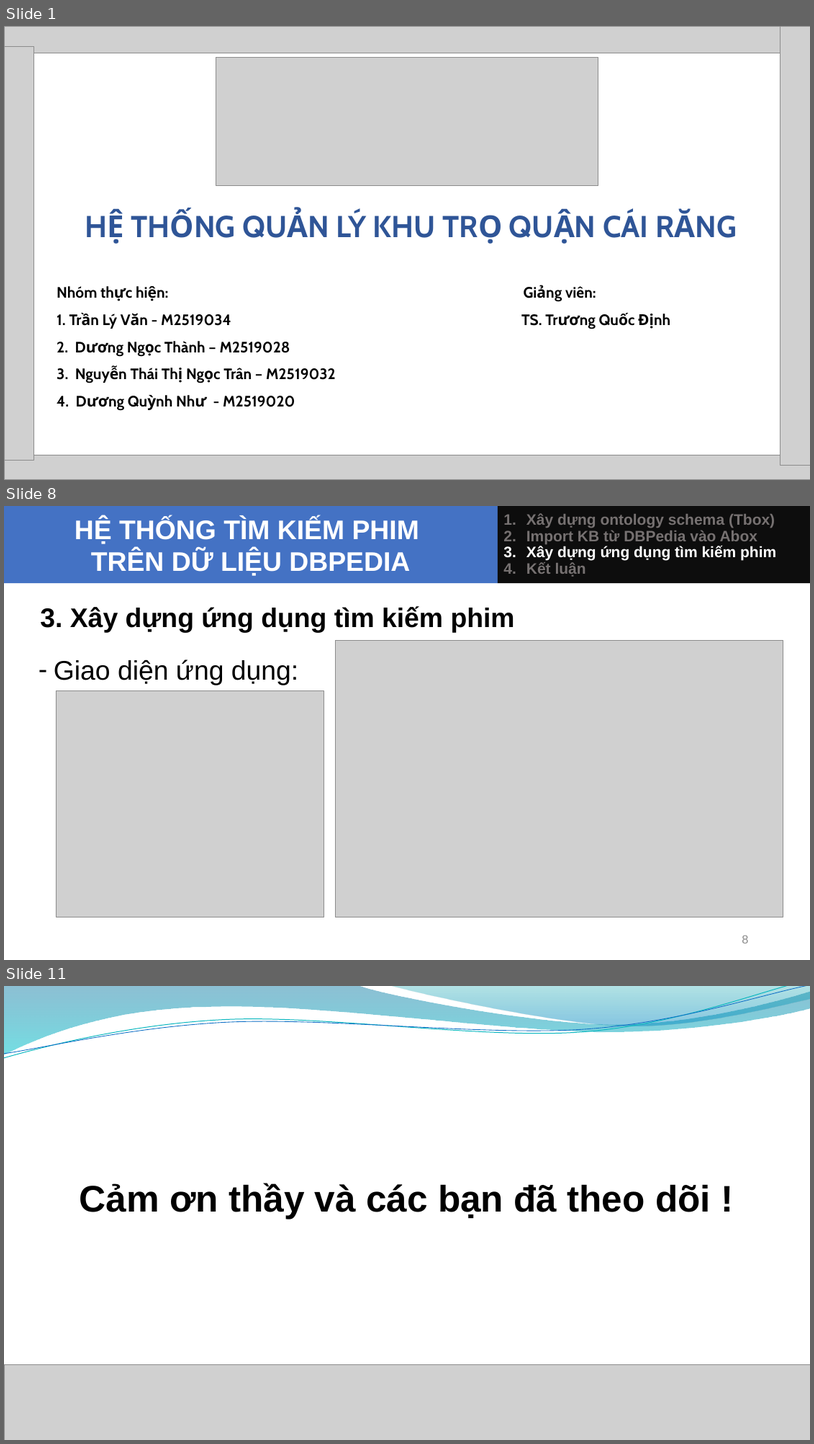
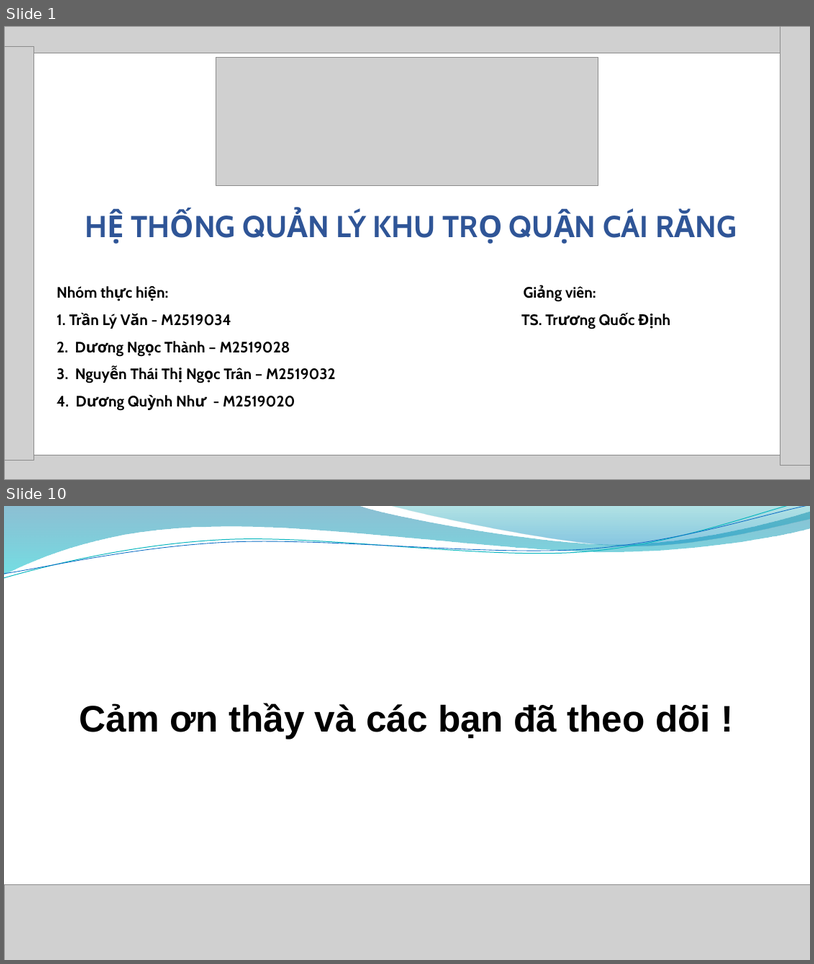
Before and after one commit to tranlyvan/khutro_cairang, a slide deck: Bao cao Nhom.pptx. Shown one above the other, each under a label of ours: slides 1, 8 and 11 before the commit, slides 1 and 10 after it; the slides between them are not shown. The pictures are 814x1444 and 814x964 pixels, drawn with LibreOffice and Linux fonts; fonts in the diff are those of the drawing; grey boxes stand for pictures; background and template pictures are left out. Boxes give left, top, right and bottom in pixels: in the first picture for what was removed or moved away, otherwise in the second. Text is boxed around its words. In the diff, an @@ line names an element or a change of style, - is before the commit and + after.

```diff
--- a/Bao cao Nhom.pptx
+++ b/Bao cao Nhom.pptx
@@ slide 8 removed at bbox=[4, 506, 810, 960], background #FFFFFF @@
@@ title removed at bbox=[4, 506, 498, 584] @@
-HỆ THỐNG TÌM KIẾM PHIM
-TRÊN DỮ LIỆU DBPEDIA
@@ rectangle removed at bbox=[498, 506, 810, 584] @@
-1. Xây dựng ontology schema (Tbox)
-2. Import KB từ DBPedia vào Abox
-3. Xây dựng ứng dụng tìm kiếm phim
-4. Kết luận
@@ text removed at bbox=[40, 606, 515, 633] @@
-  3. Xây dựng ứng dụng tìm kiếm phim
@@ picture removed at bbox=[336, 640, 784, 916] @@
@@ text removed at bbox=[54, 659, 298, 685] @@
-– Giao diện ứng dụng:
@@ picture removed at bbox=[56, 690, 324, 917] @@
@@ page number removed at bbox=[742, 934, 748, 943] @@
-8
@@ what was slide 11 is now slide 10 @@
```
Also in this commit, not shown: 3 slides changed, 5 slides added, 5 other slides removed.
